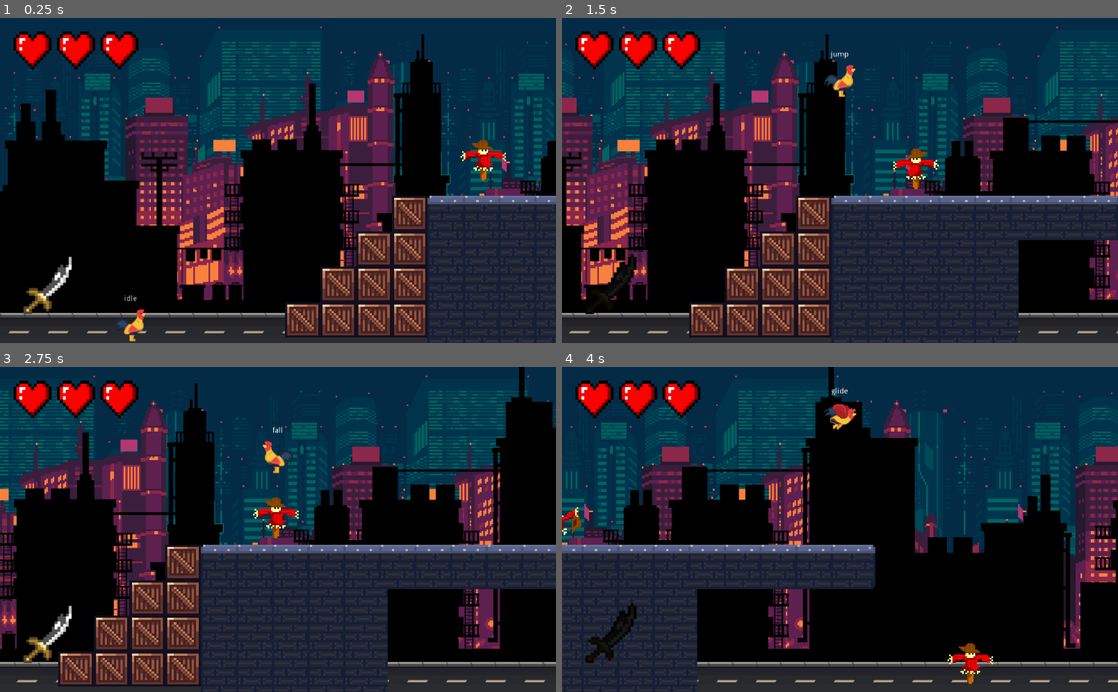
Above: before the commit, frames 1-4 (two rows, left to right).
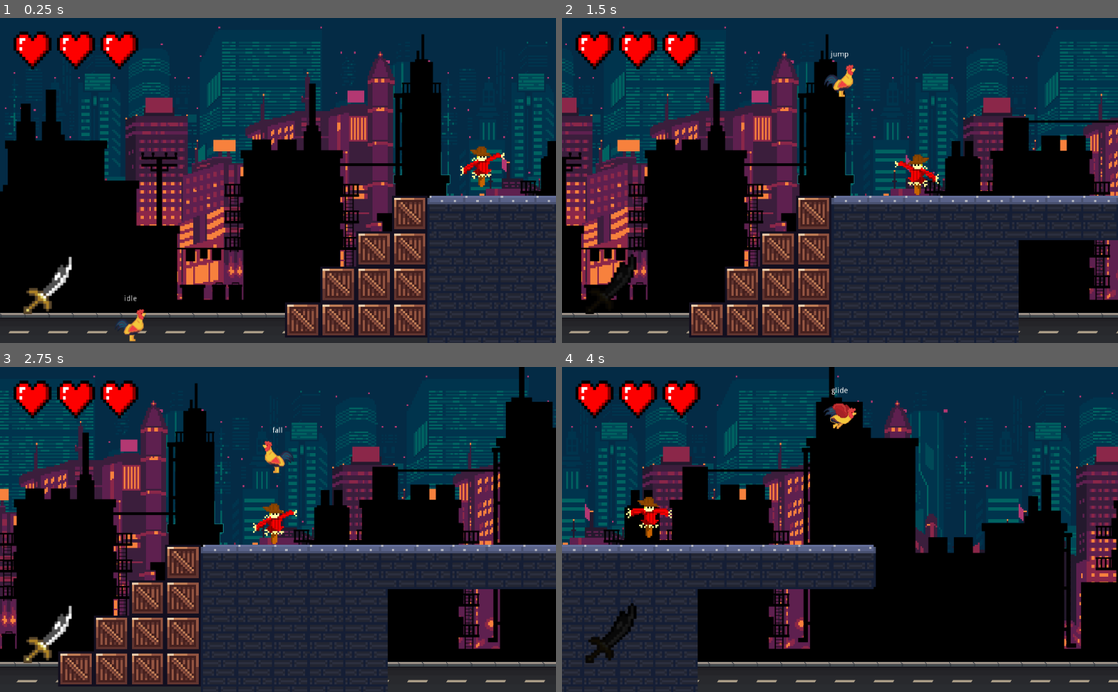
Above: after the commit, the same moments.

Repository: see4pablo/rooster-madness
Game: Godot game, scene res://Game.tscn
Two runs of this game, one before a commit and one after it. Both use one fixed random seed, a clock stepped at 60 frames per second and the inputs below.
Inputs (mouse positions are in pixels of both pictures, inside the frame that each line leads up to):
- Up to frame 1 (0.25 s): no input
- Up to frame 2 (1.5 s): move the mouse to (962, 164) at 0.52 s; press the mouse at (962, 164) at 0.53 s; hold D (move_right) from 0.53 s (still down); tap Space (jump) at 0.77, 0.8, 1.07, 1.35 s; move the mouse to (728, 196) at 1.27 s; release the mouse at (728, 196) at 1.28 s
- Up to frame 3 (2.75 s): tap Space (jump) at 1.52, 1.82, 2.3 s; click (166, 545) at 1.55 s; move the mouse to (333, 458) at 2.02 s; release D (move_right) at 2.03 s; press the mouse at (333, 458) at 2.03 s; hold A (move_left) from 2.03 s (still down)
- Up to frame 4 (4 s): move the mouse to (812, 594) at 2.77 s; release A (move_left) at 2.78 s; release the mouse at (812, 594) at 2.78 s; hold D (move_right) from 2.78 s (still down); click (812, 594) at 2.85 s; tap Space (jump) at 3.02, 3.32 s; move the mouse to (1006, 578) at 3.52 s; hold Space (jump) from 3.53 s (still down)

The runs differ from the first frame. In frame 1, 0.5% of the frame differs, in the area x 82-91%, y 37-53%; in frame 2, 0.5%; in frame 3, 0.5%; in frame 4, 3.5%, in the area x 0-100%, y 0-98%.

Commit message:
try to fix enemy bug

Diff:
--- a/Enemies/enemy.gd
+++ b/Enemies/enemy.gd
@@ -6,10 +6,9 @@
 export var search_rad = 300
 #------------------------------------
 # States
-var actual_state = idle
-var idle = 1
-var getting_hit = 2
-var jumping = 3
+var idle = true
+var getting_hit = false
+var jumping = false
 #------------------------------------
 
 var LEFT = -1
@@ -34,6 +33,9 @@
 
 
 func _physics_process(delta):
+	print("idle", idle)
+	print("jumping", jumping)
+	print("getting_hit", getting_hit)
 
 	if player_detected():
 		if $player_checker_left.is_colliding():
@@ -47,26 +49,35 @@
 		$AnimatedSprite.flip_h = not $AnimatedSprite.flip_h
 
 	velocity.y += gravity
-	if actual_state != jumping:
+
+	if not jumping:
 		velocity.x = move_speed*direction
 		velocity = move_and_slide(velocity, Vector2.UP)
-	elif is_on_floor():
-		actual_state = idle
+		if not getting_hit:
+			idle = true
+	else:
+		velocity.y += gravity * 5
+		if is_on_floor() or $floor_checker.is_colliding():
+			jumping = false
+			velocity.y = 0
+			velocity = move_and_slide(velocity, Vector2.UP)
+			$AnimatedSprite.play("idle")
 
 
 func _jump():
-	actual_state = jumping
+	jumping = true
 	velocity.x = move_speed*(direction*-1)*50
 	velocity.y = gravity*(-1)*60
 	velocity = move_and_slide(velocity)
 
 
 func get_hit(damage):
-	if actual_state == getting_hit:
+	if getting_hit:
 		return false
 	$Receive_hit.start(0.5)
 	life -= damage
-	actual_state = getting_hit
+	getting_hit = true
+	idle = false
 	if life <= 0:
 		$AnimatedSprite.play("die")
 		move_speed = 0
@@ -83,7 +94,7 @@
 
 
 func _on_hit_checker_body_entered(body):
-	if actual_state == jumping:
+	if jumping:
 		return
 	if body.is_class("KinematicBody2D") and body.has_method("get_attacked"):
 		body.get_attacked(self)
@@ -97,4 +108,4 @@
 
 
 func _on_Receive_hit_timeout():
-	actual_state = idle
+	getting_hit = false
--- a/Enemies/enemy.tscn
+++ b/Enemies/enemy.tscn
@@ -46,10 +46,10 @@
 } ]
 
 [sub_resource type="RectangleShape2D" id=8]
-extents = Vector2( 17.6488, 43.2389 )
+extents = Vector2( 17.6488, 44.3007 )
 
 [sub_resource type="RectangleShape2D" id=9]
-extents = Vector2( 33.3724, 43.5953 )
+extents = Vector2( 33.3724, 42.6545 )
 
 [node name="enemy" type="KinematicBody2D"]
 collision_layer = 16
@@ -60,6 +60,7 @@
 scale = Vector2( 3, 3 )
 frames = SubResource( 7 )
 animation = "idle"
+frame = 1
 playing = true
 
 [node name="CollisionShape2D" type="CollisionShape2D" parent="."]
@@ -74,6 +75,12 @@
 [node name="player_checker_left" type="RayCast2D" parent="."]
 enabled = true
 cast_to = Vector2( -300, 0 )
+collide_with_areas = true
+
+[node name="floor_checker" type="RayCast2D" parent="."]
+enabled = true
+cast_to = Vector2( 0, 70 )
+collision_mask = 2
 collide_with_areas = true
 
 [node name="hit_checker" type="Area2D" parent="."]
--- a/Game.tscn
+++ b/Game.tscn
@@ -86,10 +86,6 @@
 
 [node name="Enemies" type="Node2D" parent="."]
 
-[node name="enemy" parent="Enemies" instance=ExtResource( 2 )]
-position = Vector2( 1250.48, 565.647 )
-direction = 1
-
 [node name="enemy2" parent="Enemies" instance=ExtResource( 2 )]
 position = Vector2( 866.134, 226.998 )
 direction = 1
